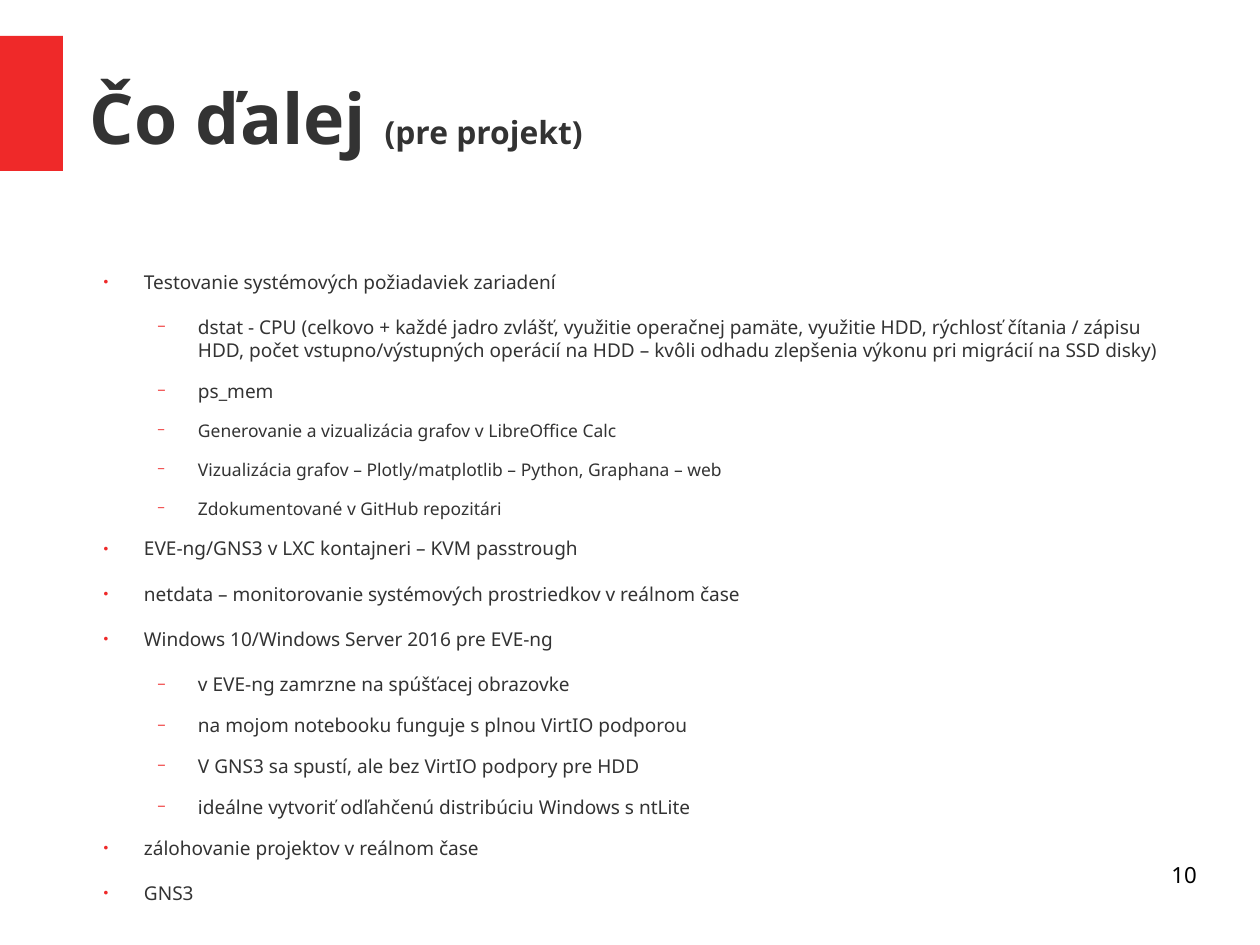
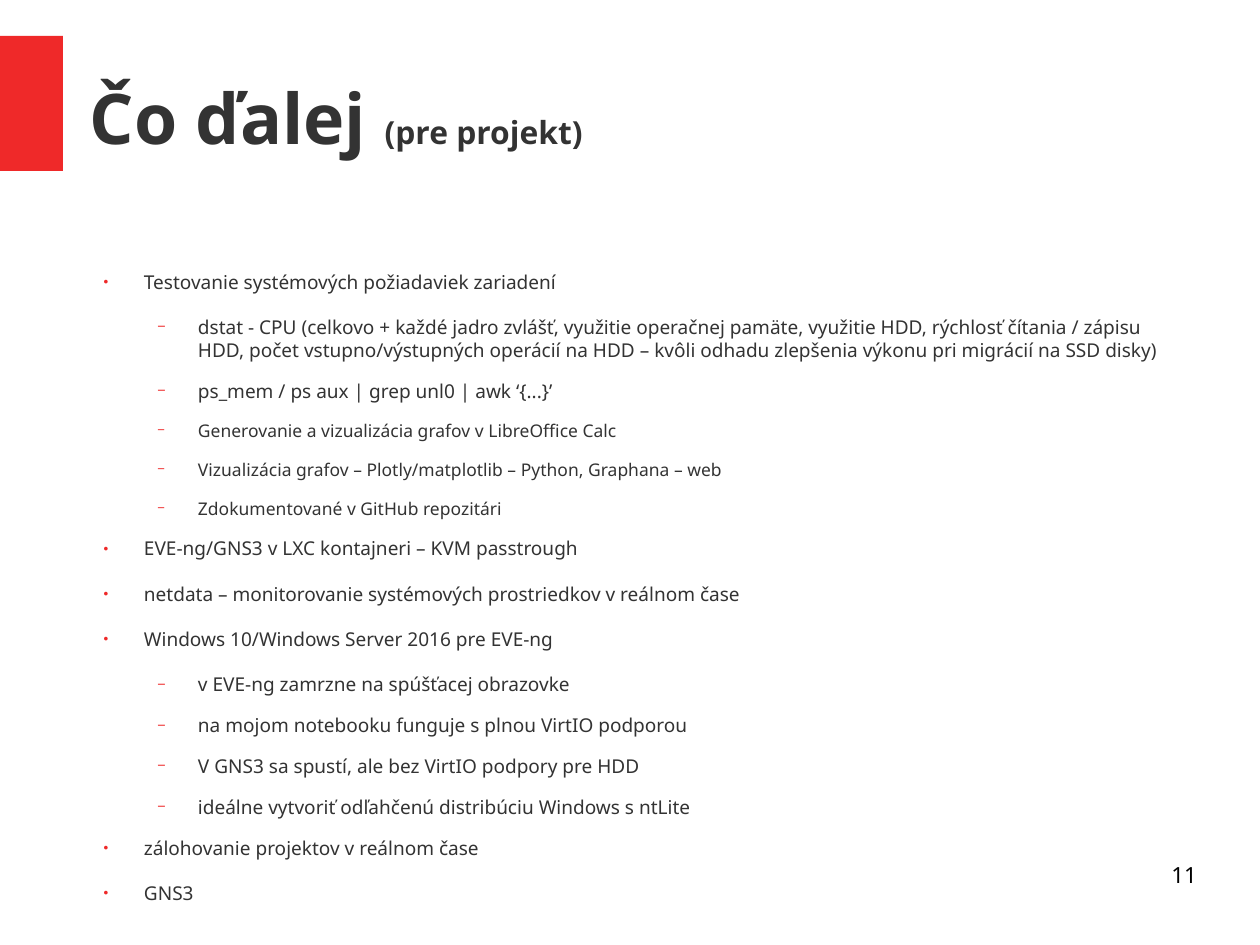
Before and after one commit to kyberdrb/Ing_Projekt-Virtualne_sietove_laboratoria, a slide deck: slide 11 of sisila_panel_story_prezentacia.odp (slide 10 before the commit). Drawn at 1260x945 pixels with LibreOffice and Linux fonts; fonts in the diff are those of the drawing. Boxes give left, top, right and bottom in pixels: in the first picture for what was removed or moved away, otherwise in the second. Text is boxed around its words. In the diff, an @@ line names an element or a change of style, - is before the commit and + after.

```diff
--- a/sisila_panel_story_prezentacia.odp
+++ b/sisila_panel_story_prezentacia.odp
@@ text at box(198, 383, 511, 403): text changed @@
-  − ps_mem
+  − ps_mem / ps aux | grep unl0 | awk ‘{...}’
@@ page number at box(1171, 867, 1196, 883): text changed @@
-10
+11
```
Also in this commit, not shown: 2 other slides changed, 2 slides added, 2 other files.
